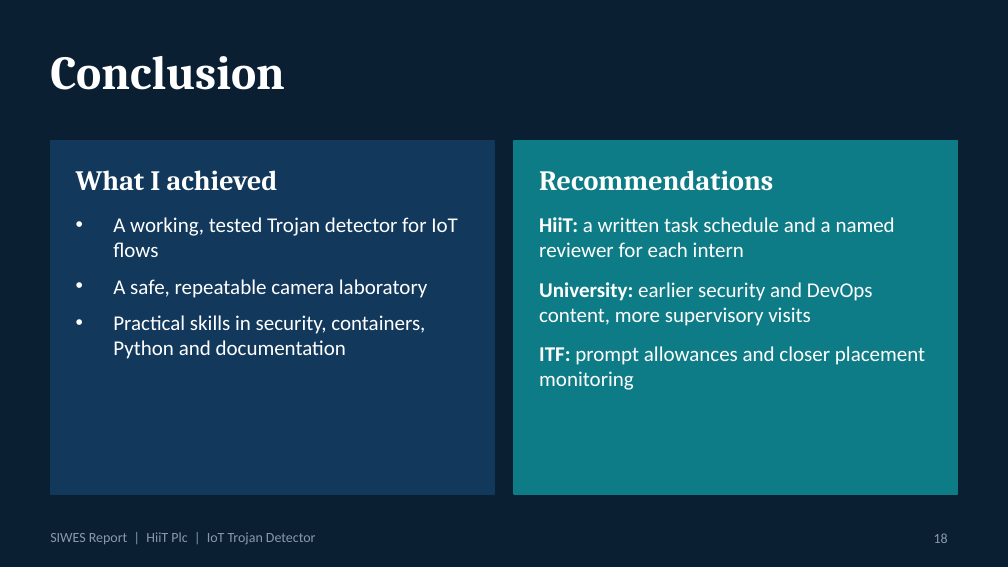
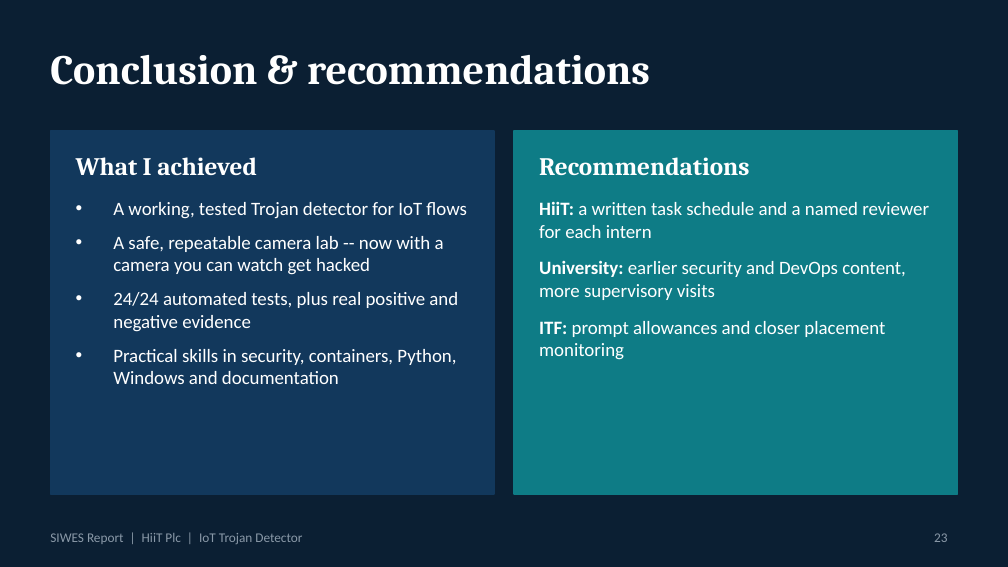
Before and after one commit to emmanuelekopimo/build-with-ai, a slide deck: slide 23 of docs/SIWES-Presentation-HiiT-Plc-IoT-Trojan-Detector.pptx (slide 18 before the commit). Drawn at 1008x567 pixels with LibreOffice and Linux fonts; fonts in the diff are those of the drawing. Boxes give left, top, right and bottom in pixels: in the first picture for what was removed or moved away, otherwise in the second. Text is boxed around its words. In the diff, an @@ line names an element or a change of style, - is before the commit and + after.

```diff
--- a/docs/SIWES-Presentation-HiiT-Plc-IoT-Trojan-Detector.pptx
+++ b/docs/SIWES-Presentation-HiiT-Plc-IoT-Trojan-Detector.pptx
@@ title at [50, 55, 650, 85]: text changed; size 34 to 30 pt @@
-Conclusion
+Conclusion & recommendations
@@ rectangle: place and size @@
-rectangle at [50, 141, 494, 494]
+rectangle at [50, 131, 494, 494]
@@ text "What I achieved": place and size @@
-text "What I achieved" at [76, 170, 278, 191]
+text "What I achieved" at [76, 157, 257, 175]
@@ text "What I achieved" at [76, 157, 257, 175]: size 20 to 18 pt @@
@@ rectangle: place and size @@
-rectangle at [514, 141, 958, 494]
+rectangle at [514, 131, 958, 494]
@@ text "Recommendations" at [539, 157, 749, 176]: size 20 to 18 pt @@
@@ text "Recommendations": place and size @@
-text "Recommendations" at [539, 170, 773, 191]
+text "Recommendations" at [539, 157, 749, 176]
@@ text "A working, tested Trojan detector ...": place and size @@
-text "A working, tested Trojan detector ..." at [113, 217, 458, 359]
+text "A working, tested Trojan detector ..." at [113, 202, 466, 384]
@@ text at [113, 202, 466, 219]: size 15 to 13.5 pt in "A working, tested Trojan detector for IoT ..." @@
@@ text "HiiT: a written task schedule ...": place and size @@
-text "HiiT: a written task schedule ..." at [539, 217, 925, 390]
+text "HiiT: a written task schedule ..." at [539, 201, 929, 360]
@@ text "HiiT: a written task schedule ..." at [539, 201, 929, 360]: size 15 to 13.5 pt @@
@@ text at [113, 236, 458, 384]: text changed; size 15 to 13.5 pt @@
-• A safe, repeatable camera laboratory
-• Practical skills in security, containers, Python and documentation
+• A safe, repeatable camera lab -- now with a camera you can watch get hacked
+• 24/24 automated tests, plus real positive and negative evidence
+• Practical skills in security, containers, Python, Windows and documentation
@@ text "SIWES Report | HiiT Plc ..." at [50, 533, 302, 544]: size 10 to 9.5 pt @@
@@ page number at [934, 533, 947, 542]: text changed; size 10 to 9.5 pt @@
-18
+23
```
Also in this commit, not shown: 15 other slides changed, 8 slides added, 3 slides removed, 1 other file.
